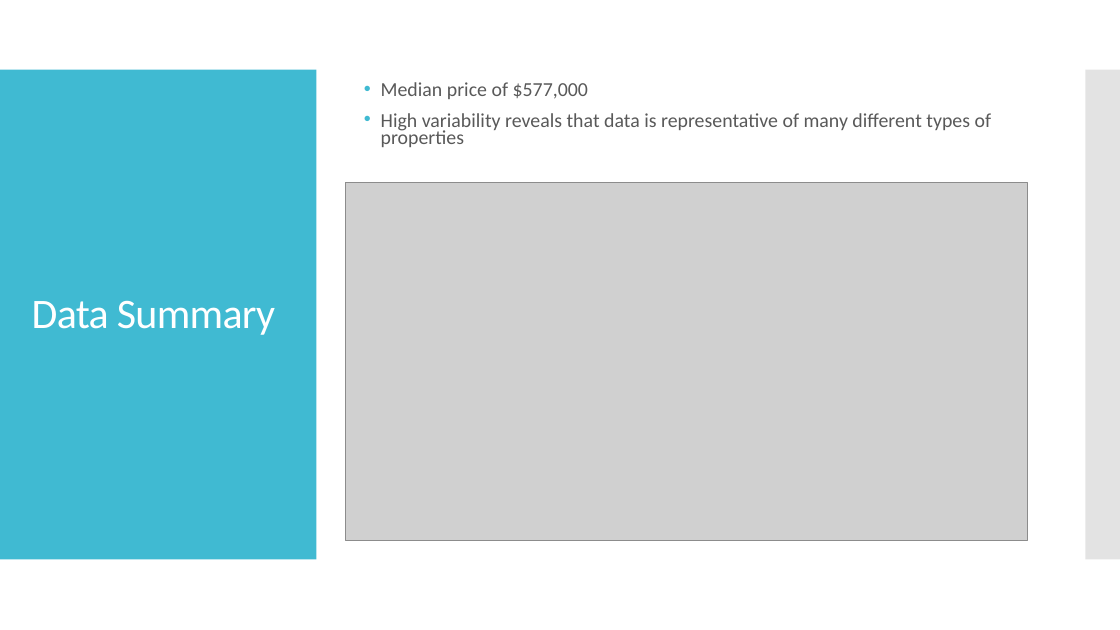
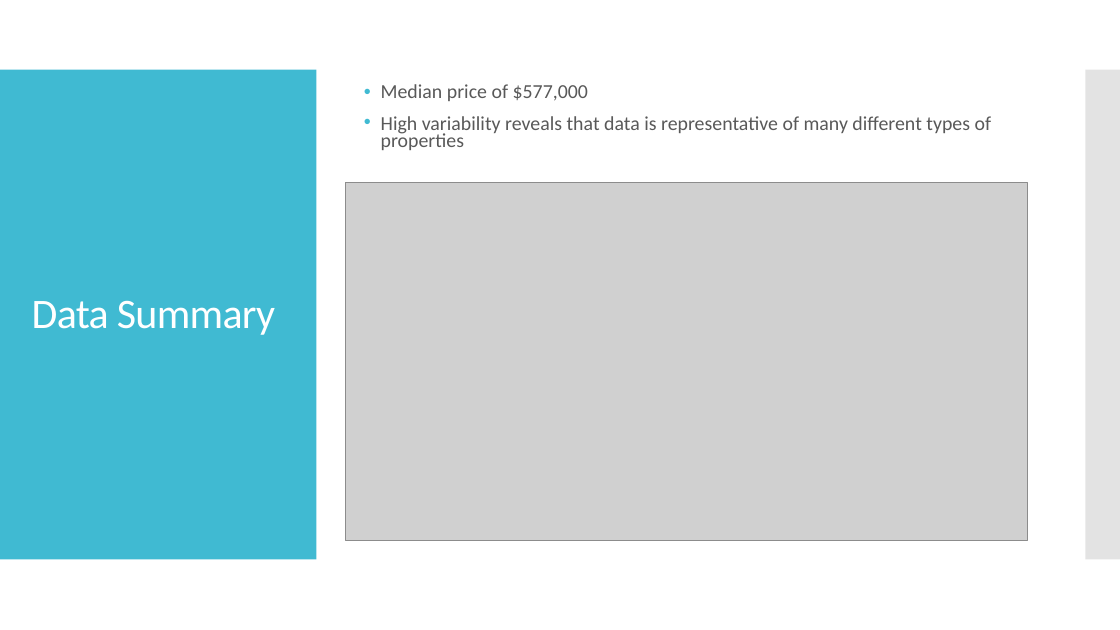
Before and after one commit to ftan84/housing_price, a slide deck: slide 15 of final_presentation.pptx (slide 14 before the commit). Drawn at 1120x630 pixels with LibreOffice and Linux fonts; fonts in the diff are those of the drawing; grey boxes stand for pictures. Boxes give left, top, right and bottom in pixels: in the first picture for what was removed or moved away, otherwise in the second. Text is boxed around its words. In the diff, an @@ line names an element or a change of style, - is before the commit and + after.

```diff
--- a/final_presentation.pptx
+++ b/final_presentation.pptx
@@ text at (x1=381, y1=84, x2=588, y2=101): line spacing 0.7 to 0.95 @@
```
Also in this commit, not shown: 3 other slides changed, 1 slide added.
